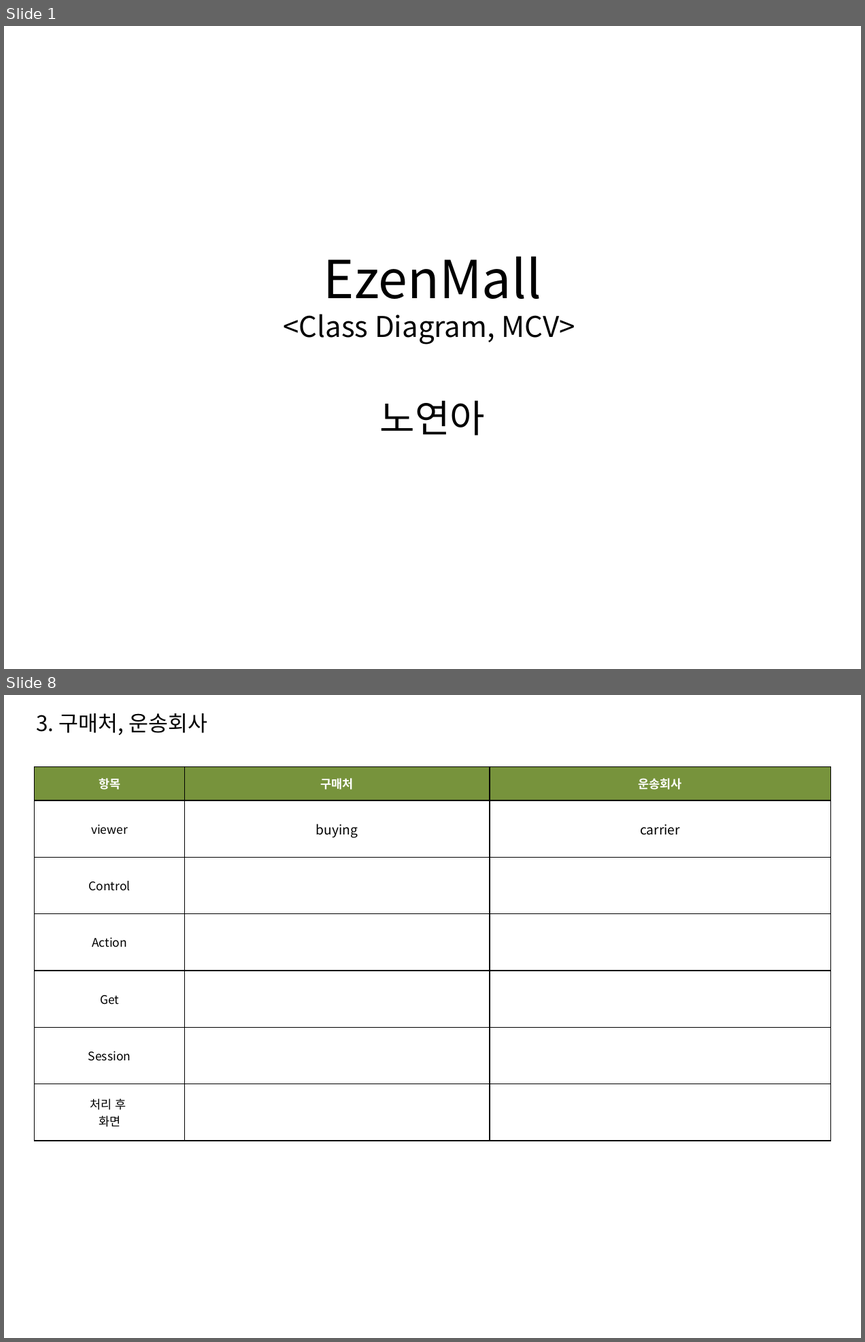
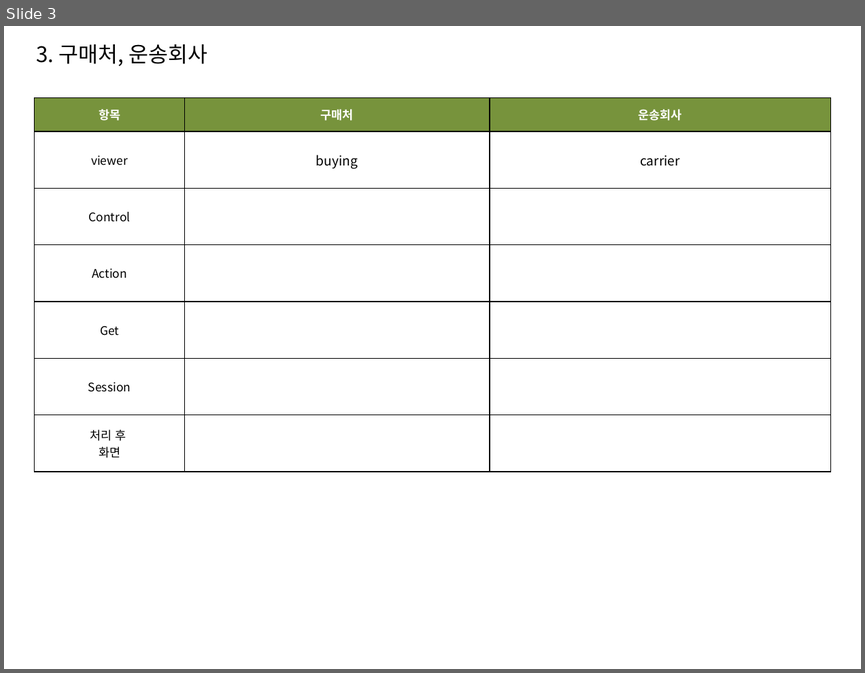
Before and after one commit to sec9590/Project_FullFillment, a slide deck: YellowContainer_MVC.pptx. Shown one above the other, each under a label of ours: slides 1 and 8 before the commit, slide 3 after it; the slides between them are not shown. The pictures are 865x1342 and 865x673 pixels, drawn with LibreOffice and Linux fonts; fonts in the diff are those of the drawing. Boxes give left, top, right and bottom in pixels: in the first picture for what was removed or moved away, otherwise in the second. Text is boxed around its words. In the diff, an @@ line names an element or a change of style, - is before the commit and + after.

```diff
--- a/YellowContainer_MVC.pptx
+++ b/YellowContainer_MVC.pptx
@@ slide 1 removed at box(4, 26, 861, 669), background #FFFFFF @@
@@ title removed at box(283, 256, 575, 344) @@
-EzenMall
-<Class Diagram, MCV>
@@ subtitle removed at box(380, 400, 485, 435) @@
-노연아
@@ what was slide 8 is now slide 3 @@
```
Also in this commit, not shown: 2 slides changed, 4 other slides removed, 1 other file.
